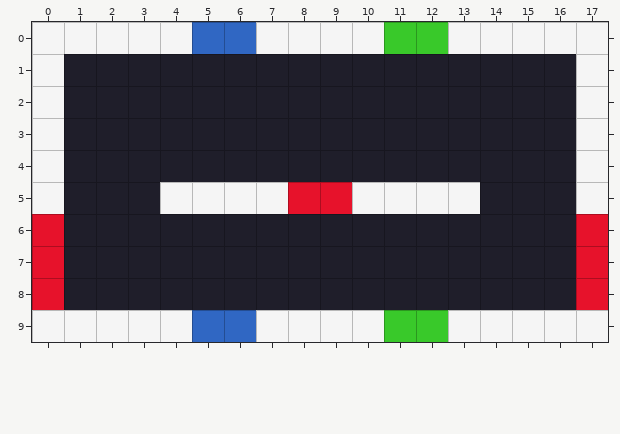
Tiled map (JSON), stored at assets/levels/level1.json. Above, as it was before the edit.
Cells are 32x32 px. Shown: x 0..17, y 0..9.
The result:
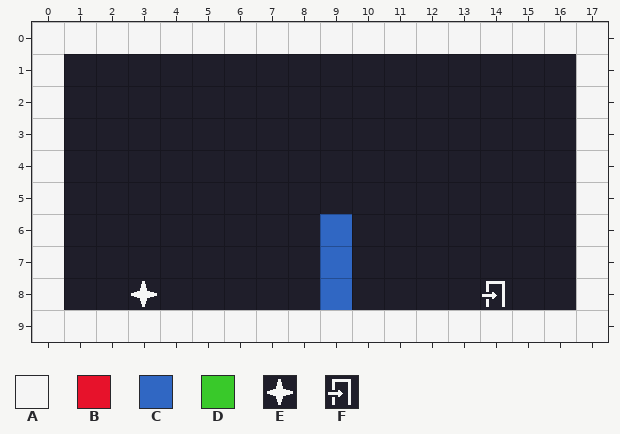
Key: from "colors": A 0, B 1, C 2, D 3, E 5, F 6.
_ is an empty cell.
Tiles of an added or newly shown layer are drawn over the layers below it.
Edits made:
Layer "white":
y 0: x 5..6 __ -> AA; x 11..12 __ -> AA
y 5: x 4..7 AAAA -> ____; x 10..13 AAAA -> ____
y 6..8: x 0 _ -> A; x 17 _ -> A
y 9: x 5..6 __ -> AA; x 11..12 __ -> AA
Layer "red":
y 5: x 8..9 BB -> __
y 6..8: x 0 B -> _; x 17 B -> _
Layer "blue":
y 0: x 5..6 CC -> __
y 6..8: x 9 _ -> C
y 9: x 5..6 CC -> __
Layer "green":
y 0: x 11..12 DD -> __
y 9: x 11..12 DD -> __
Layer "start-pos" (added):
y 8: x 3 _ -> E; x 14 _ -> F
